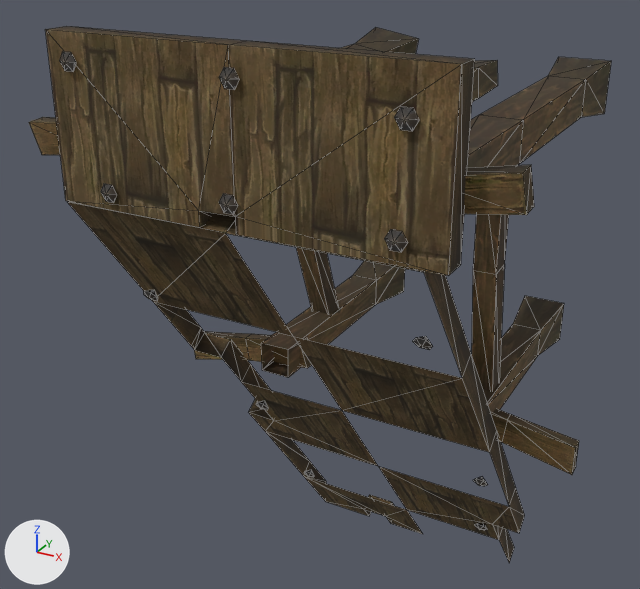
Two versions of the OBJ model sceneobjs/juqing_yewai_564/juqing_yewai_564_zhucheng05.obj, one commit apart.
Before and after are seen from a 50 mm camera at (285.0, -775.0, 364.0) aimed at (-47.0, -173.0, 63.0). Arrows for +X, +Y and +Z are at lower left; the lights stay in place. Mesh edges are drawn as thin lines. Where no turn or scale is listed for an object, it has been applied to the vertices. Vertices at the same position are counted once.

Names of what the first picture shows: 'juqing_yewai_564_zhucheng05'.
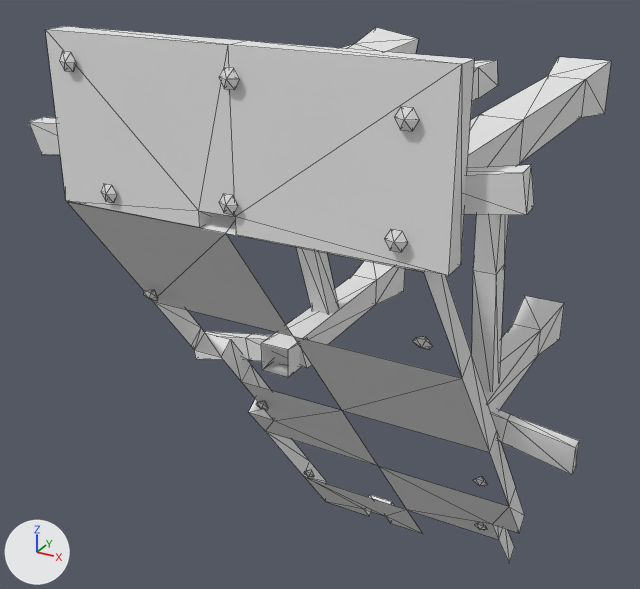
Pixel boxes (x1, y1, x2, y2) of what changed, in the pictures (640 x 589 px):
part 1 of me_juqing_yewai_564_zhucheng05, recoloured (brown to grey)
    both: (45, 29, 519, 540)
part 2 of me_juqing_yewai_564_zhucheng05, recoloured (brown to grey)
    both: (261, 27, 611, 414)
part 3 of me_juqing_yewai_564_zhucheng05, recoloured
    both: (60, 51, 488, 530)
part 4 of me_juqing_yewai_564_zhucheng05, recoloured
    both: (47, 26, 525, 563)
part 5 of me_juqing_yewai_564_zhucheng05, recoloured (brown to grey)
    both: (29, 117, 579, 475)

The change, as a list of edits to the scene's bpy script:
```text
Add mat_material_2_1:
    mat_material_2_1 = principled_material('material_2')
    mat_material_2_1.base_color = (0.8, 0.8, 0.8)  # white #e7e7e7
    mat_material_2_1.roughness = 1.0
Add mat_material_4_1:
    mat_material_4_1 = principled_material('material_4')
    mat_material_4_1.base_color = (0.8, 0.8, 0.8)  # white #e7e7e7
    mat_material_4_1.roughness = 1.0
Add mat_material_3_1:
    mat_material_3_1 = principled_material('material_3')
    mat_material_3_1.base_color = (0.8, 0.8, 0.8)  # white #e7e7e7
    mat_material_3_1.roughness = 1.0
Add mat_material_5_1:
    mat_material_5_1 = principled_material('material_5')
    mat_material_5_1.base_color = (0.8, 0.8, 0.8)  # white #e7e7e7
    mat_material_5_1.roughness = 1.0
Add mat_material_1_1:
    mat_material_1_1 = principled_material('material_1')
    mat_material_1_1.base_color = (0.8, 0.8, 0.8)  # white #e7e7e7
    mat_material_1_1.roughness = 1.0
Change me_juqing_yewai_564_zhucheng05:
    where me_juqing_yewai_564_zhucheng05.from_pydata(...)  # 319 vertices, 437 faces; spans x -178.0..180.0, y -370.0..15.0, z -294.0..295.0
    used by ob_juqing_yewai_564_zhucheng05; location = (0.0, 0.0, 0.0)
    me_juqing_yewai_564_zhucheng05 part 1: all 25 faces that had it switch from mat_material_1 (picture img_juqing_yewai_564_zhucheng04_01_png) to mat_material_1_1 (white #e7e7e7)
    me_juqing_yewai_564_zhucheng05 part 2: all 142 faces that had it switch from mat_material_2 (picture img_juqing_yewai_564_zhucheng04_02_png) to mat_material_2_1 (white #e7e7e7)
    me_juqing_yewai_564_zhucheng05 part 3: all 144 faces that had it switch from mat_material_3 (picture img_juqing_yewai_564_zhucheng04_03_png) to mat_material_3_1 (white #e7e7e7)
    me_juqing_yewai_564_zhucheng05 part 4: all 62 faces that had it switch from mat_material_4 (picture img_juqing_yewai_564_zhucheng04_05_png) to mat_material_4_1 (white #e7e7e7)
    me_juqing_yewai_564_zhucheng05 part 5: all 64 faces that had it switch from mat_material_5 (picture img_juqing_yewai_564_zhucheng04_11_png) to mat_material_5_1 (white #e7e7e7)
```
